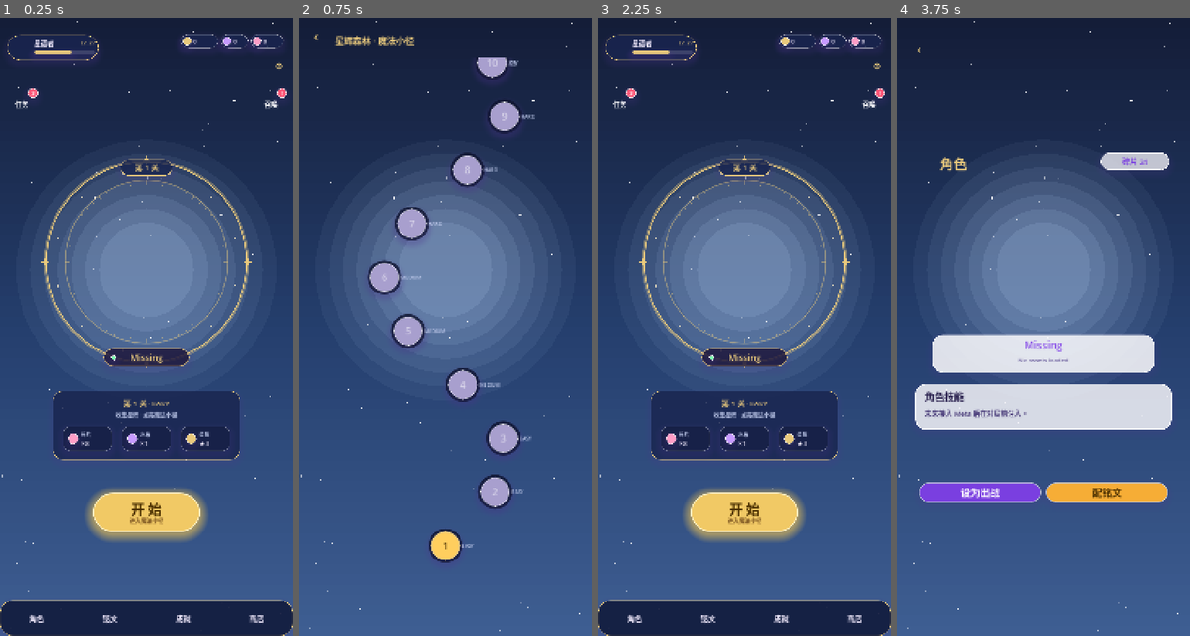
Above: before the commit, frames 1-4 (left to right).
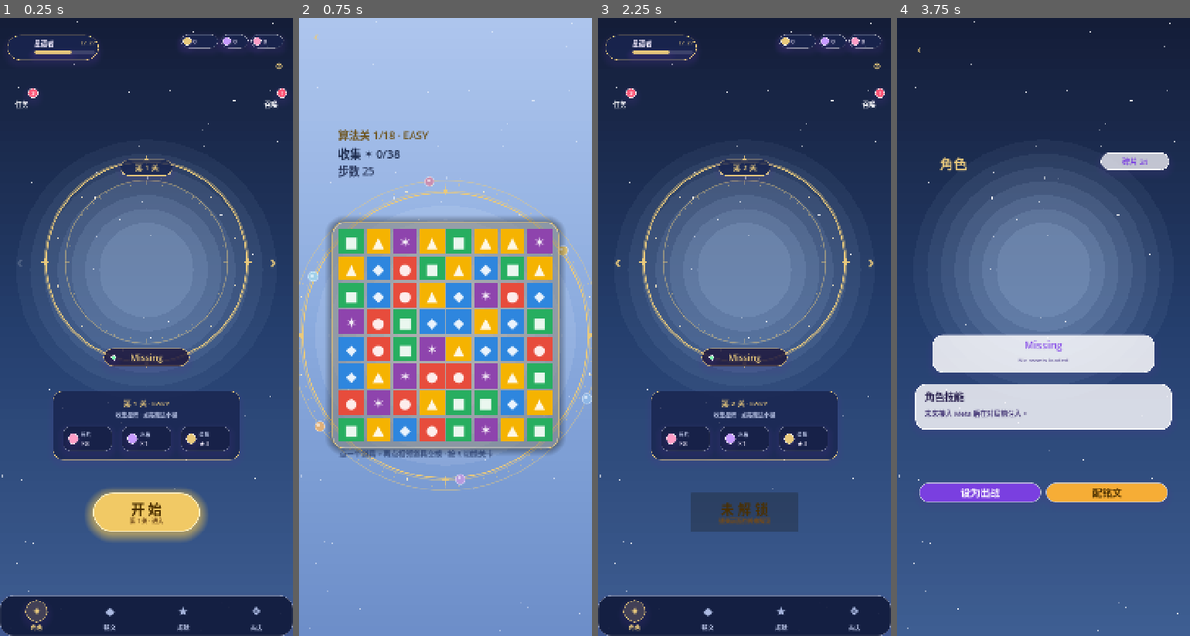
Above: after the commit, the same moments.

Repository: kumaloha/Polaris
Game: Godot game, scene res://main.tscn
Same seed, same stepped clock (60 frames per second), same inputs: the game is played once before the commit and once after it.
Inputs (mouse positions are in pixels of both pictures, inside the frame that each line leads up to):
- Up to frame 1 (0.25 s): no input
- Up to frame 2 (0.75 s): click "开 始" at 0.5 s
- Up to frame 3 (2.25 s): click "‹" at 1.25 s; click (870, 259) at 2 s, where only the run after the commit has a clickable "›"
- Up to frame 4 (3.75 s): click (917, 259) at 2.75 s, where only the run after the commit has a clickable "‹"; click "角色" (after the commit: "✦") at 3.5 s

The runs differ from the first frame. In frame 1, 1.7% of the frame differs, in the area x 0-100%, y 39-100%; in frame 2, 100%, in the area x 0-100%, y 0-100%; in frame 3, 4.8%; in frame 4, nothing differs.

Commit message:
feat(ui): 窗口贴屏高度 + 首页左右箭头选关(去地图页) + 导航对齐html + 修对局点击
反馈1(尺寸太小): 窗口不再固定 432×912。_ready 按本机屏幕可用区(2940×1666)动态设尺寸: 高=可用高-标题栏, 宽按 9:19 推导(≈755), 居中。后续可按收集机型自适应。

反馈2(去掉关卡地图页, 首页箭头选关): 首页左右两侧加 ‹ › 箭头(_arrow_button), 可浏览全 18 关; 选中关显示在关卡牌+目标面板, '开始'直接打该关(未解锁则禁用并提示)。过关后自动指向下一关。地图页 _show_map 不再入口(开始/下一关改走首页)。

反馈3(导航样式差距大): 底栏从'文字塞圆圈'改为'图标(✦◆★❖)+下方标签', 高亮态金色圆底, 对齐 homepage.html 的 tab 样式; 首页默认高亮'角色'。

反馈4(点相邻不交换): 根因是 App(Control)默认 mouse_filter=STOP 吃掉了棋盘点击, 事件到不了 Game._unhandled_input(按钮是子节点故导航正常)。改 App=IGNORE 让点击穿透。已诊断验证: 缩格后 _cell_from 坐标正确、_unhandled_input 能正常选格交换。

GDScript 120 全绿。

Co-Authored-By: Claude Opus 4.8 <noreply@anthropic.com>

🤖 Generated with [Claude Code](https://claude.com/claude-code)

Diff:
--- a/godot/ui/app.gd
+++ b/godot/ui/app.gd
@@ -33,6 +33,7 @@
 var meta: MetaState              # Meta 进度(钱包/角色/铭文/历史)，持久化 user://save.json
 var _played: Dictionary = {}     # 本会话已玩过的库索引(调度优先没玩过的)
 var _cur_level := -1             # 当前对局的库索引(结束后入账)
+var _home_level := -1            # 首页左右箭头选中的关(替代关卡地图页)
 var _rng: RandomNumberGenerator  # 抽卡随机源
 var _lib: Array = []             # 关卡库(res://levels.json)，供地图显示关数/难度
 
@@ -47,6 +48,8 @@
 
 func _ready() -> void:
 	set_anchors_preset(Control.PRESET_FULL_RECT)
+	mouse_filter = Control.MOUSE_FILTER_IGNORE   # 容器不吃鼠标，让点击穿透到对局棋盘(_unhandled_input)；子按钮各自仍可点
+	_fit_window_to_screen()
 	characters = CharacterData.load_characters()
 	if characters.is_empty():
 		push_warning("No character assets found at %s" % CharacterData.MANIFEST_PATH)
@@ -57,6 +60,18 @@
 	_lib = LevelLibrary.load_file("res://levels.json")
 	_sync_selected_to_equipped()
 	_show_home()
+
+
+# 窗口高度贴合本机屏幕(可用区)，宽度按画布比例(9:19)推导。后续可按收集机型自适应。
+func _fit_window_to_screen() -> void:
+	var s := DisplayServer.window_get_current_screen()
+	var usable := DisplayServer.screen_get_usable_rect(s)
+	var h := int(usable.size.y) - 72   # 预留标题栏，避免底部被裁
+	var w := int(round(float(h) * (VIEW_W / VIEW_H)))
+	DisplayServer.window_set_size(Vector2i(w, h))
+	DisplayServer.window_set_position(Vector2i(
+		int(usable.position.x) + (int(usable.size.x) - w) / 2,
+		int(usable.position.y) + 24))
 
 
 # 把首页出战角色对齐到 Meta 已装备的(新玩家无装备→保持默认)
@@ -107,27 +122,71 @@
 	summon.tooltip_text = "召唤"
 
 	var n := _lib.size() if _lib.size() > 0 else 12
-	var cur := _current_level(n)
+	var maxlv := _current_level(n)           # 最远解锁关
+	if _home_level < 0:
+		_home_level = maxlv
+	_home_level = clampi(_home_level, 0, n - 1)
+	var locked := _home_level > maxlv        # 浏览到尚未解锁的关
 
 	# 关卡牌(萌宠上方)
 	var lvlpill := _dark_panel(Rect2(296, 348, 128, 40), 999, C_GOLD, 1)
 	add_child(lvlpill)
-	lvlpill.add_child(_inner_label("第 %d 关" % (cur + 1), Rect2(0, 0, 128, 40), 18, C_GOLD))
+	lvlpill.add_child(_inner_label("第 %d 关" % (_home_level + 1), Rect2(0, 0, 128, 40), 18, C_GOLD))
 
 	# 英雄台：魔法阵(背景已画) + 萌宠立绘(画布中部)
 	_add_character_art(hero, Rect2(170, 402, 380, 400), false)
 	_add_hero_ribbon(hero, Vector2(360, 812))
 
+	# 左右箭头选关(替代关卡地图页)
+	var prev := _arrow_button("‹", 16.0, _home_level > 0)
+	if not prev.disabled:
+		prev.pressed.connect(Callable(self, "_home_pick").bind(-1))
+	add_child(prev)
+	var nextb := _arrow_button("›", 640.0, _home_level < n - 1)
+	if not nextb.disabled:
+		nextb.pressed.connect(Callable(self, "_home_pick").bind(1))
+	add_child(nextb)
+
 	# 关卡目标预览(对齐 homepage.html 的 collect-items 面板)
-	_add_home_objective(cur, Rect2(130, 918, 460, 168))
-
-	# START：金色发光主按钮
-	var start := _gold_button("开 始", "进入魔法小径", Rect2(228, 1168, 264, 96))
-	start.pressed.connect(Callable(self, "_show_map"))
+	_add_home_objective(_home_level, Rect2(130, 918, 460, 168))
+
+	# START：金色发光主按钮 → 直接打选中的关(未解锁则禁用)
+	var start := _gold_button(
+		"开 始" if not locked else "未 解 锁",
+		("第 %d 关 · 进入" % (_home_level + 1)) if not locked else "通关前面的关来解锁",
+		Rect2(228, 1168, 264, 96))
+	if not locked:
+		start.pressed.connect(Callable(self, "_show_game").bind(_home_level))
+	else:
+		start.disabled = true
 	add_child(start)
 
-	# 底部导航
-	_add_bottom_nav("home")
+	# 底部导航(首页高亮"角色"，对齐 homepage.html 的 Characters tab)
+	_add_bottom_nav("character")
+
+
+# 首页左右箭头切换选中关(clamp 在 _show_home 内)
+func _home_pick(delta: int) -> void:
+	_home_level += delta
+	_show_home()
+
+
+# 选关箭头按钮：浅蓝填充 + 粗金边 + 大箭头，醒目可见。
+func _arrow_button(text: String, x: float, enabled: bool) -> Button:
+	var b := Button.new()
+	b.position = Vector2(x, 540)
+	b.size = Vector2(64, 116)
+	b.text = text
+	b.flat = true
+	b.add_theme_font_size_override("font_size", 48)
+	b.add_theme_color_override("font_color", C_GOLD)
+	b.add_theme_color_override("font_disabled_color", Color(1, 1, 1, 0.18))
+	b.add_theme_stylebox_override("normal", _style(Color(0.20, 0.30, 0.56, 0.90), 26, C_GOLD, 3))
+	b.add_theme_stylebox_override("hover", _style(Color(0.28, 0.40, 0.68, 0.95), 26, Color("fff1c4"), 3))
+	b.add_theme_stylebox_override("pressed", _style(Color(0.14, 0.22, 0.44, 0.95), 26, C_GOLD, 3))
+	b.add_theme_stylebox_override("disabled", _style(Color(0.12, 0.16, 0.30, 0.30), 26, Color(1, 1, 1, 0.12), 1))
+	b.disabled = not enabled
+	return b
 
 
 # 首页关卡目标预览(对齐 homepage.html)：关号·难度 + 收集/奖励三格
@@ -248,8 +307,10 @@
 		if _cur_level >= 0:
 			_played[_cur_level] = true
 			if bool(result.get("won", false)):
-				meta.record_clear(_cur_level, int(result.get("stars", 0)))   # 关卡地图进度
+				meta.record_clear(_cur_level, int(result.get("stars", 0)))   # 关卡进度
 		meta.save()
+		if bool(result.get("won", false)):
+			_home_level = -1   # 过关→下次回首页重置到最新解锁关(自动指向下一关)
 	_show_result(result)
 
 
@@ -299,7 +360,7 @@
 	var primary_text := "下一关 ▸" if won else "再玩一次"
 	var primary := _gold_button(primary_text, "体力 1", Rect2(228, 626, 264, 84))
 	if won:
-		primary.pressed.connect(Callable(self, "_show_map"))                       # 过关→回地图挑下一关
+		primary.pressed.connect(Callable(self, "_show_home"))                      # 过关→回首页(箭头已指向下一关)
 	else:
 		primary.pressed.connect(Callable(self, "_show_game").bind(_cur_level))     # 失败→重开本关
 	add_child(primary)
@@ -469,15 +530,16 @@
 
 func _add_bottom_nav(active: String) -> void:
 	var bar := Panel.new()
-	bar.position = Vector2(0, VIEW_H - 88)
-	bar.size = Vector2(VIEW_W, 88)
-	bar.add_theme_stylebox_override("panel", _style(Color(0.07, 0.11, 0.24, 0.92), 30, C_GOLD, 1))
+	bar.position = Vector2(0, VIEW_H - 100)
+	bar.size = Vector2(VIEW_W, 100)
+	bar.add_theme_stylebox_override("panel", _style(Color(0.07, 0.11, 0.24, 0.94), 30, Color(1, 1, 1, 0.10), 1))
 	add_child(bar)
+	# 图标+下方标签(对齐 homepage.html 的 tab 样式)；高亮态加金色圆底。
 	var items := [
-		["角色", "character", Callable(self, "_show_character")],
-		["铭文", "enchant", Callable(self, "_show_enchants")],
-		["成就", "achievement", Callable(self, "_show_placeholder").bind("成就", "解锁里程碑 · 凭实力达成,不卖数值")],
-		["商店", "shop", Callable(self, "_show_placeholder").bind("商店", "皮肤 + 水晶 · 纯外观,绝不卖加步数等强度道具")],
+		["角色", "character", "✦", Callable(self, "_show_character")],
+		["铭文", "enchant", "◆", Callable(self, "_show_enchants")],
+		["成就", "achievement", "★", Callable(self, "_show_placeholder").bind("成就", "解锁里程碑 · 凭实力达成,不卖数值")],
+		["商店", "shop", "❖", Callable(self, "_show_placeholder").bind("商店", "皮肤 + 水晶 · 纯外观,绝不卖加步数等强度道具")],
 	]
 	var n := items.size()
 	var slot := VIEW_W / float(n)
@@ -485,19 +547,26 @@
 		var it: Array = items[i]
 		var is_active: bool = String(it[1]) == active
 		var btn := Button.new()
-		btn.position = Vector2(slot * i + slot * 0.5 - 36, VIEW_H - 78)
-		btn.size = Vector2(72, 72)
+		btn.position = Vector2(slot * i, VIEW_H - 100)
+		btn.size = Vector2(slot, 100)
 		btn.flat = true
-		var border := C_GOLD if is_active else Color(1, 1, 1, 0.28)
-		var fill := C_GOLD if is_active else Color(1, 1, 1, 0.08)
-		btn.add_theme_stylebox_override("normal", _style(fill, 999, border, 2))
-		btn.add_theme_stylebox_override("hover", _style(C_GOLD.darkened(0.12), 999, C_GOLD, 2))
-		btn.add_theme_stylebox_override("pressed", _style(C_GOLD.darkened(0.22), 999, C_GOLD, 2))
-		var cb: Callable = it[2]
+		btn.add_theme_stylebox_override("normal", StyleBoxEmpty.new())
+		btn.add_theme_stylebox_override("hover", _style(Color(1, 1, 1, 0.05), 18, Color(1, 1, 1, 0), 0))
+		btn.add_theme_stylebox_override("pressed", _style(Color(1, 1, 1, 0.10), 18, Color(1, 1, 1, 0), 0))
+		var cb: Callable = it[3]
 		if cb.is_valid():
 			btn.pressed.connect(cb)
 		add_child(btn)
-		btn.add_child(_inner_label(String(it[0]), Rect2(0, 0, 72, 72), 18, Color("2a1c00") if is_active else C_INK))
+		if is_active:   # 高亮态：图标金色圆底
+			var halo := Panel.new()
+			halo.position = Vector2(slot * 0.5 - 27, 12)
+			halo.size = Vector2(54, 54)
+			halo.add_theme_stylebox_override("panel", _style(Color(C_GOLD.r, C_GOLD.g, C_GOLD.b, 0.18), 999, C_GOLD, 2))
+			halo.mouse_filter = Control.MOUSE_FILTER_IGNORE
+			btn.add_child(halo)
+		var icol: Color = C_GOLD if is_active else Color(0.74, 0.80, 0.96, 0.9)
+		btn.add_child(_inner_label(String(it[2]), Rect2(0, 14, slot, 50), 28, icol))
+		btn.add_child(_inner_label(String(it[0]), Rect2(0, 66, slot, 26), 15, C_GOLD if is_active else C_INK_DIM))
 
 
 func _add_character_art(character: Dictionary, rect: Rect2, use_card: bool) -> void:
